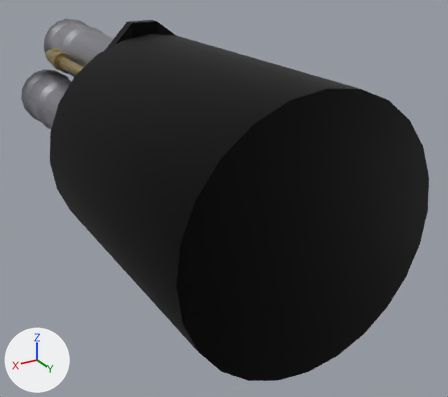
Two versions of the glTF model bin/OSPData/Default/Parts/TestParts/hexelr.sturdy.gltf, one commit apart.
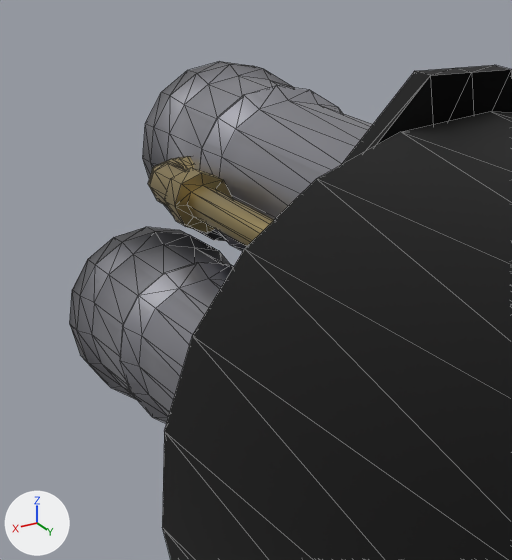
Each version is shown whole from a 50 mm camera at (0.768, 1.752, 0.604) aimed at (-0.144, 0.232, -0.155), then close up on the part from 0% to 35% of the width and 0% to 43% of the height. Lighting does not change. The marker at lower left points along +X, +Y and +Z. The close-ups show mesh edges as thin lines. Where no turn or scale is listed for an object, it has been applied to the vertices.

Names of what the first close-up shows: 'Nozzle0', 'Nozzle3', 'TopCylinder'.
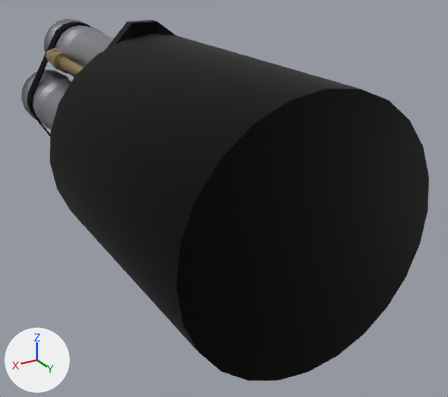
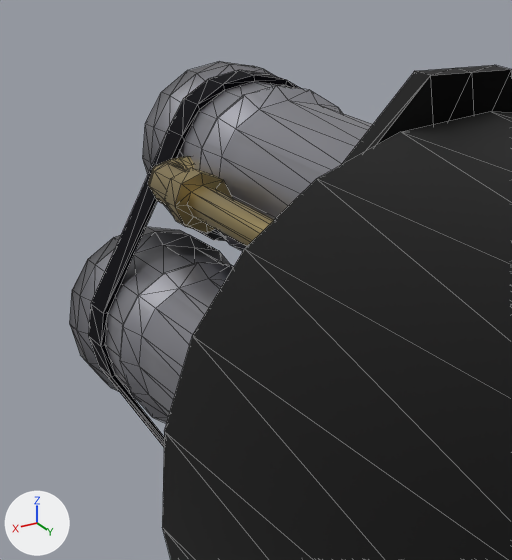
Location of each change, (x1, y1, x2, y2) in pixels of the close-ups (512 x 560 px):
'Strap', added (black)
    after: (88, 70, 302, 447)

Diff of the bpy script that builds the scene:
```diff
--- a/bin/OSPData/Default/Parts/TestParts/hexelr.sturdy.gltf.py
+++ b/bin/OSPData/Default/Parts/TestParts/hexelr.sturdy.gltf.py
@@ mat_material_002 @@
+mat_material_002 = principled_material('Material.002')
+mat_material_002.base_color = (0.00886, 0.00839, 0.0122)  # black #18171d
+mat_material_002.metallic = 1.0
+mat_material_002.roughness = 0.811
@@ me_circle_003 @@
+me_circle_003.from_pydata(...)  # 80 vertices, 120 faces; spans x -0.211..0.211, y -0.035..0.019, z -0.29..0.29
+me_circle_003.materials.append(mat_material_002)  # black #18171d
@@ ob_strap @@
+ob_strap = bpy.data.objects.new('Strap', me_circle_003)
+ob_strap.location = (0.0, -0.611, 0.0)
```
